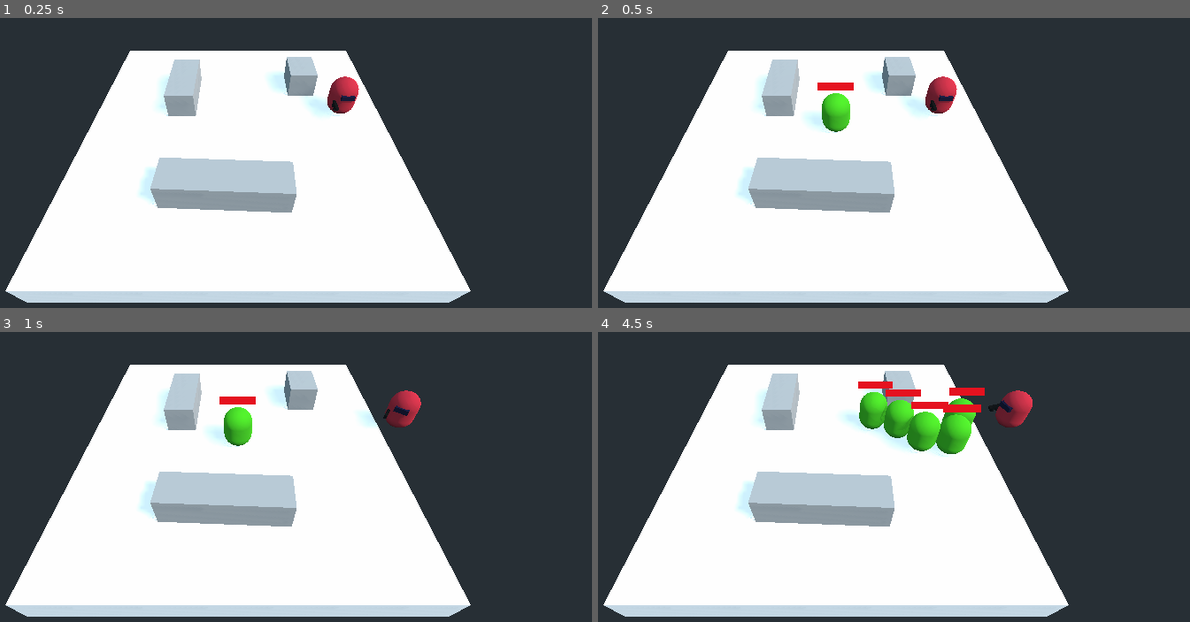
Above: before the commit, frames 1-4 (two rows, left to right).
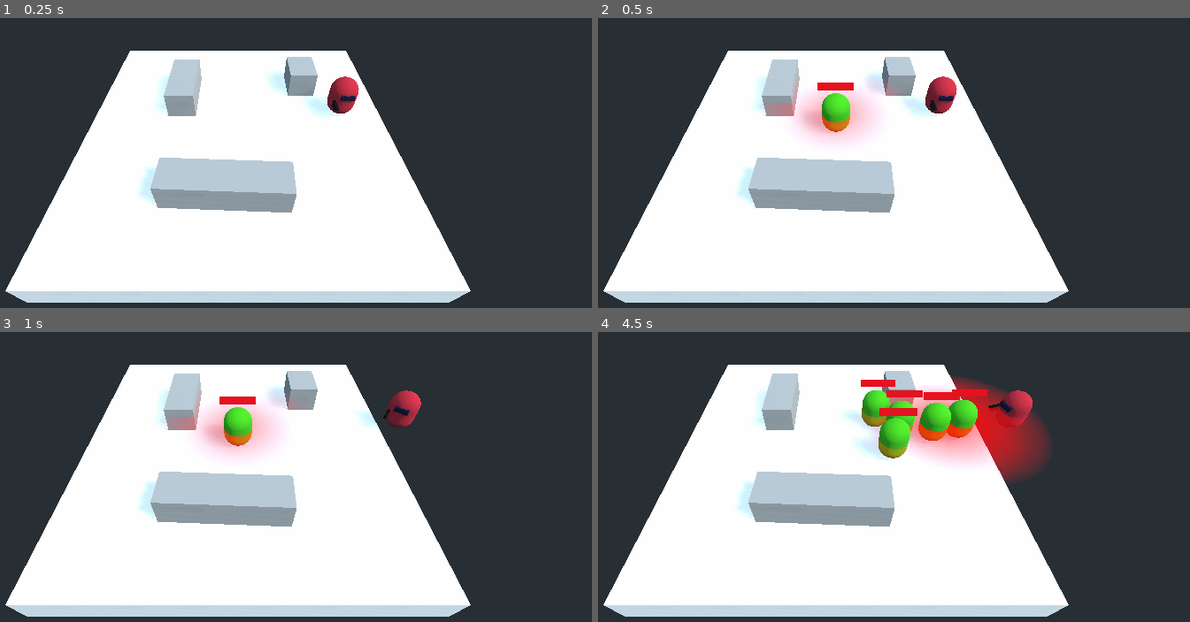
Above: after the commit, the same moments.

Repository: Asmot/Godot-3DShotGame
Game: Godot game, scene res://Level.tscn
Two runs of this game, one before a commit and one after it. Both use one fixed random seed, a clock stepped at 60 frames per second and the inputs below.
Inputs (mouse positions are in pixels of both pictures, inside the frame that each line leads up to):
- Up to frame 1 (0.25 s): no input
- Up to frame 2 (0.5 s): no input
- Up to frame 3 (1 s): move the mouse to (396, 421) at 0.52 s; hold Right (ui_right) from 0.53 s (still down)
- Up to frame 4 (4.5 s): move the mouse to (692, 459) at 1.27 s; release Right (ui_right) at 1.28 s; hold Down (ui_down) 1.28-2.03 s; move the mouse to (905, 352) at 2.02 s; hold Right (ui_right) 2.03-2.78 s; move the mouse to (799, 520) at 2.77 s; hold Up (ui_up) 2.78-3.53 s; move the mouse to (1047, 500) at 3.52 s; hold Left (ui_left) from 3.53 s (still down); move the mouse to (621, 381) at 4.27 s

Frame 1 is identical in both runs. In frame 2, 1.8% of the frame differs, in the area x 28-51%, y 21-43%; in frame 3, 1.8%; in frame 4, 6.7%, in the area x 42-77%, y 15-52%.

Commit message:
feat: enemy add a attack status

Diff:
--- /dev/null
+++ b/assets/Circle.tscn
@@ -0,0 +1,10 @@
+[gd_scene load_steps=3 format=2]
+
+[ext_resource path="res://assets_shader/CircleShader.tres" type="Material" id=1]
+
+[sub_resource type="QuadMesh" id=1]
+
+[node name="Circle" type="MeshInstance"]
+transform = Transform( 1, 0, 0, 0, -4.37114e-08, 1, 0, -1, -4.37114e-08, 0, 0, 0 )
+mesh = SubResource( 1 )
+material/0 = ExtResource( 1 )
--- a/assets/Enemy.tscn
+++ b/assets/Enemy.tscn
@@ -1,7 +1,8 @@
-[gd_scene load_steps=6 format=2]
+[gd_scene load_steps=8 format=2]
 
 [ext_resource path="res://scripts/Enemy.gd" type="Script" id=1]
 [ext_resource path="res://assets/Health.tscn" type="PackedScene" id=2]
+[ext_resource path="res://assets/Circle.tscn" type="PackedScene" id=3]
 
 [sub_resource type="CapsuleMesh" id=1]
 
@@ -9,6 +10,9 @@
 albedo_color = Color( 0.270588, 0.768627, 0.0901961, 1 )
 
 [sub_resource type="CapsuleShape" id=3]
+
+[sub_resource type="CylinderShape" id=4]
+radius = 0.5
 
 [node name="Enemy" type="KinematicBody"]
 transform = Transform( 1, 0, 0, 0, 1, 0, 0, 0, 1, 0, 1.4, 0 )
@@ -30,5 +34,16 @@
 [node name="Health" parent="." instance=ExtResource( 2 )]
 transform = Transform( 0.799966, 0, 0.00925061, 0, 1, 0, -0.00740007, 0, 0.999957, 0, 2, 0 )
 
+[node name="AttackRadius" type="Area" parent="."]
+transform = Transform( 12, 0, 0, 0, 1, 0, 0, 0, 12, 0, 0, 0 )
+
+[node name="Body" parent="AttackRadius" instance=ExtResource( 3 )]
+transform = Transform( 1, 0, 0, 0, -4.37114e-08, 0, 0, -1, 0, 0, 0, 0 )
+
+[node name="CollisionShape" type="CollisionShape" parent="AttackRadius"]
+shape = SubResource( 4 )
+
 [connection signal="timeout" from="Timer" to="." method="_on_Timer_timeout"]
 [connection signal="health_hp_zero_signal" from="Health" to="." method="_on_health_hp_zero_signal"]
+[connection signal="body_entered" from="AttackRadius" to="." method="_on_AttackRadius_body_entered"]
+[connection signal="body_exited" from="AttackRadius" to="." method="_on_AttackRadius_body_exited"]
--- /dev/null
+++ b/assets_shader/CircleShader.tres
@@ -0,0 +1,25 @@
+[gd_resource type="ShaderMaterial" load_steps=2 format=2]
+
+[sub_resource type="Shader" id=2]
+code = "shader_type spatial;
+render_mode unshaded;
+uniform vec4 center_color;
+uniform vec4 edge_color;
+
+void fragment(){
+
+	float len = length(UV - vec2(0.5, 0.5));
+	if (len > 0.5) {
+		ALPHA = 0.;
+	} else {
+		float radius_1 = len * 2.0;
+		ALPHA = mix(center_color.a, edge_color.a, radius_1);
+		vec4 color = mix(center_color, edge_color, radius_1);
+		ALBEDO = color.rgb;
+	}
+}"
+
+[resource]
+shader = SubResource( 2 )
+shader_param/center_color = Plane( 1, 0, 0, 0.8 )
+shader_param/edge_color = Plane( 1, 0, 0, 0 )
--- a/scripts/Enemy.gd
+++ b/scripts/Enemy.gd
@@ -1,6 +1,9 @@
 extends KinematicBody
 
 class_name Enemy
+
+# move speed
+export var speed := 5;
 
 # ememy need know the ground navigation and the player
 # use them to find a way to palayer
@@ -11,8 +14,8 @@
 # for move along the path
 var currentPathIndex = 0;
 
-# move speed
-export var speed := 5;
+# reocrd if player in attack area
+var isAttacking = false;
 
 # Called when the node enters the scene tree for the first time.
 func _physics_process(delta):
@@ -27,6 +30,14 @@
 			var velocity = toward_dir.normalized()
 			move_and_slide(velocity * speed)
 
+	checkAttacking()
+
+# if is attacking change the color
+func checkAttacking():
+	if isAttacking:
+		$AttackRadius/Body.visible = true
+	else:
+		$AttackRadius/Body.visible = false
 
 func update_path():
 	if (ground_navigation and player) :
@@ -44,3 +55,14 @@
 func _on_health_hp_zero_signal():
 	# hp is zeor need to die
 	queue_free()
+
+
+func _on_AttackRadius_body_entered(body : Node):
+	# play enter the attack area
+	if body == player:
+		isAttacking = true;
+
+
+func _on_AttackRadius_body_exited(body):
+	if body == player:
+		isAttacking = false;
